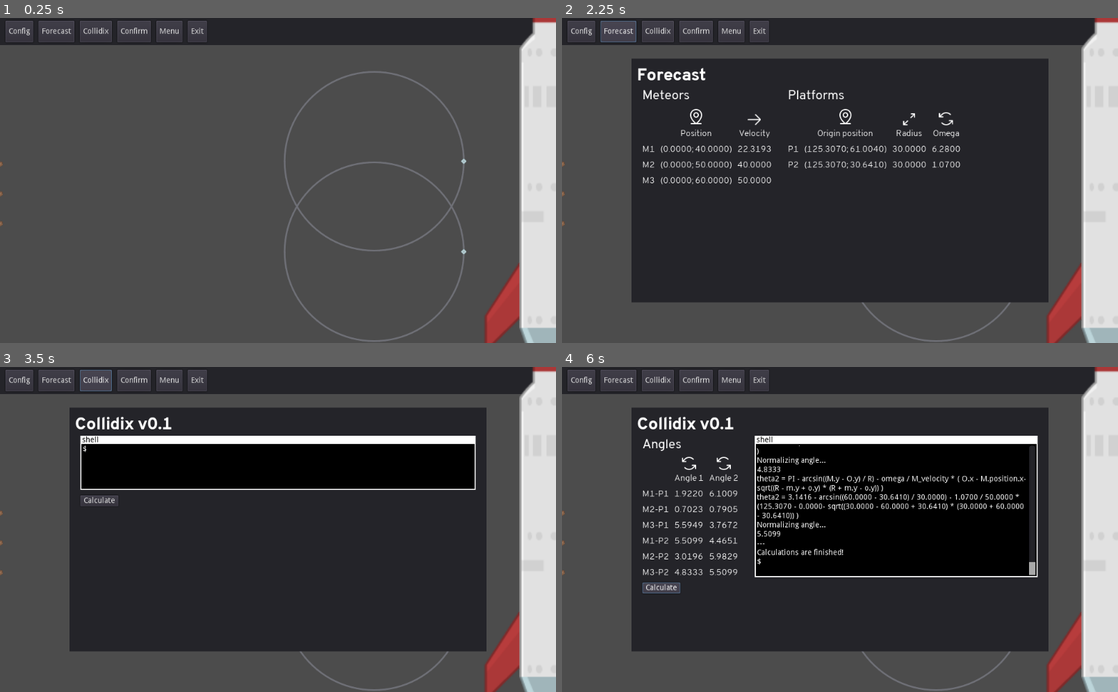
Above: before the commit, frames 1-4 (two rows, left to right).
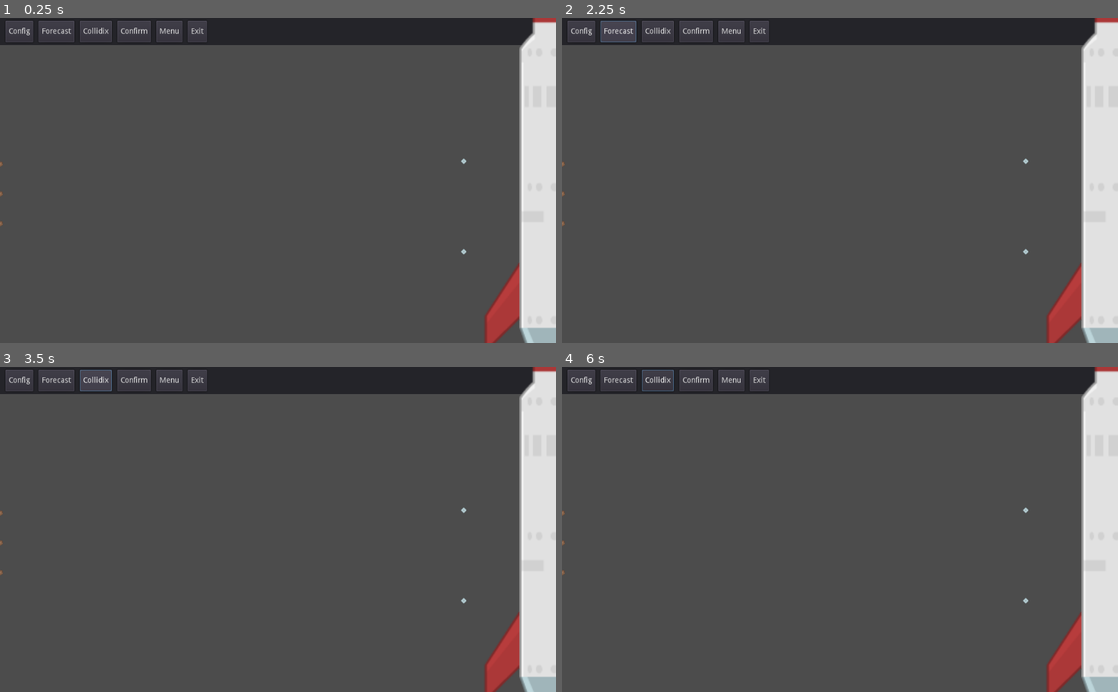
Above: after the commit, the same moments.

Repository: DrgnInventor/celestiarc
Game: Godot game, scene res://scenes/Levels/Tutorial.tscn
Two runs of this game, one before a commit and one after it. Both use one fixed random seed, a clock stepped at 60 frames per second and the inputs below. This scene is started directly instead of the project's main scene. The engine's default icon, where the game draws it, is replaced by a stand-in: a white triangle on a blue panel in a dark square.
Inputs (mouse positions are in pixels of both pictures, inside the frame that each line leads up to):
- Up to frame 1 (0.25 s): no input
- Up to frame 2 (2.25 s): click "Confirm" at 0.5 s; click "Confirm" at 1.25 s; click "Forecast" at 2 s
- Up to frame 3 (3.5 s): click "Collidix" at 2.75 s
- Up to frame 4 (6 s): click (662, 500) at 3.5 s, where only the run before the commit has a clickable "Calculate"; click "Forecast" at 4.25 s; click "Collidix" at 5 s; click (662, 588) at 5.75 s, where only the run before the commit has a clickable "Calculate"

The runs differ from the first frame. In frame 1, 0.9% of the frame differs, in the area x 51-84%, y 16-100%; in frame 2, 56%; in frame 3, 56%, in the area x 12-88%, y 12-100%; in frame 4, 55%.
Error after the commit: Parse Error: The identifier "Dialogic" isn't declared in the current scope. (res://scripts/TutorialLevel.gd:3)

Commit message:
uncommented

Diff:
--- a/scenes/Levels/Tutorial.tscn
+++ b/scenes/Levels/Tutorial.tscn
@@ -5,3 +5,9 @@
 
 [node name="Tutorial" instance=ExtResource( 1 )]
 script = ExtResource( 2 )
+
+[node name="RotatingPlatform" parent="RotatingPlatforms" index="0"]
+position = Vector2( 689.188, 264.478 )
+
+[node name="RotatingPlatform2" parent="RotatingPlatforms" index="1"]
+position = Vector2( 689.188, 431.474 )
--- a/scripts/TutorialLevel.gd
+++ b/scripts/TutorialLevel.gd
@@ -1,5 +1,5 @@
 extends "res://scripts/BaseLevel.gd"
-"""
+
 var dialog = Dialogic.start("Tutorial")
 
 
@@ -50,4 +50,3 @@
 			Globals.emit_signal("change_platform_config", 0, "0.7023")
 		"configure_p2":
 			Globals.emit_signal("change_platform_config", 1, "5.5099")
-"""
